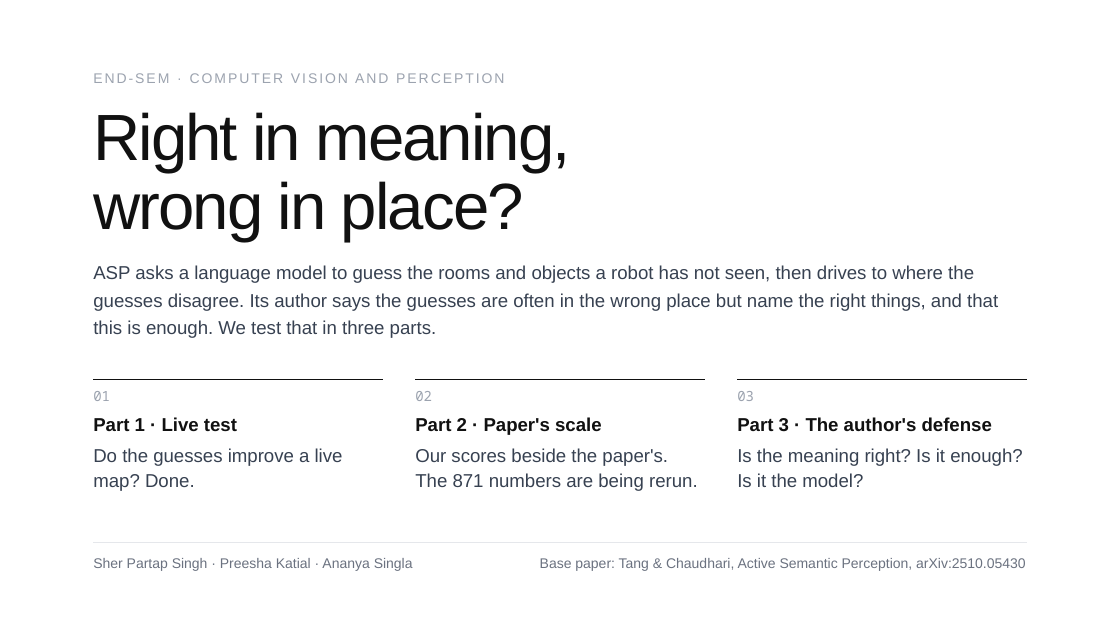
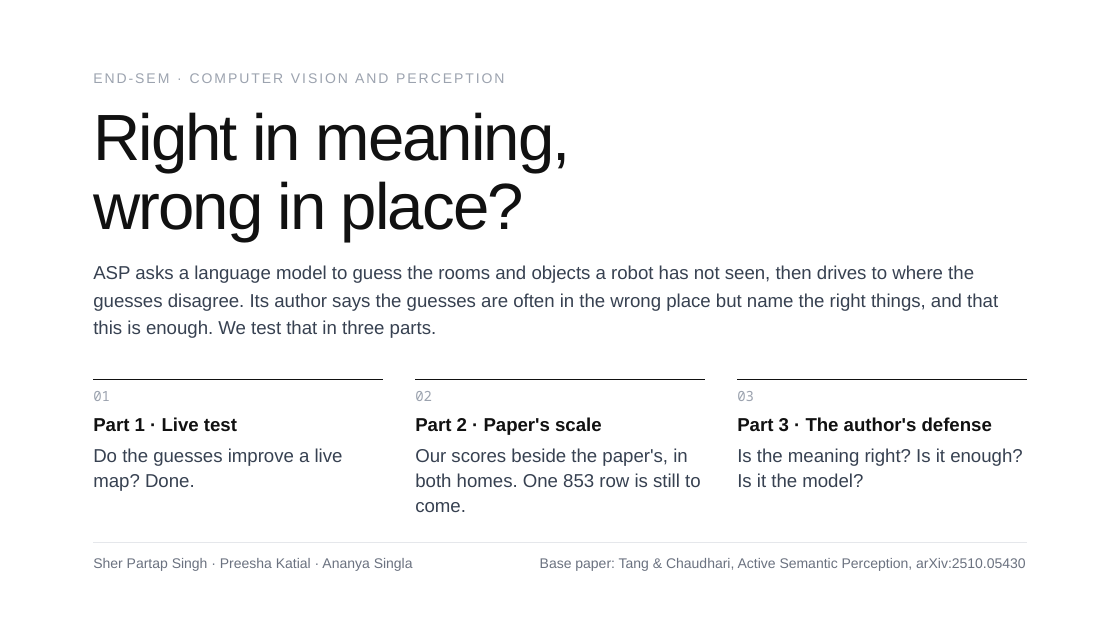
Before and after one commit to Sher110106/validity-aware-active-semantic-exploration, a slide deck: slide 1 of docs/endsem_2026-11/ASP_Endsem.pptx. Drawn at 1120x630 pixels with LibreOffice and Linux fonts; fonts in the diff are those of the drawing. Boxes give left, top, right and bottom in pixels: in the first picture for what was removed or moved away, otherwise in the second. Text is boxed around its words. In the diff, an @@ line names an element or a change of style, - is before the commit and + after.

```diff
--- a/docs/endsem_2026-11/ASP_Endsem.pptx
+++ b/docs/endsem_2026-11/ASP_Endsem.pptx
@@ text at [415,448,701,512]: text changed @@
-Our scores beside the paper's. The 871 numbers are being rerun.
+Our scores beside the paper's, in both homes. One 853 row is still to come.
```
Also in this commit, not shown: 4 other slides changed, 6 other files.
